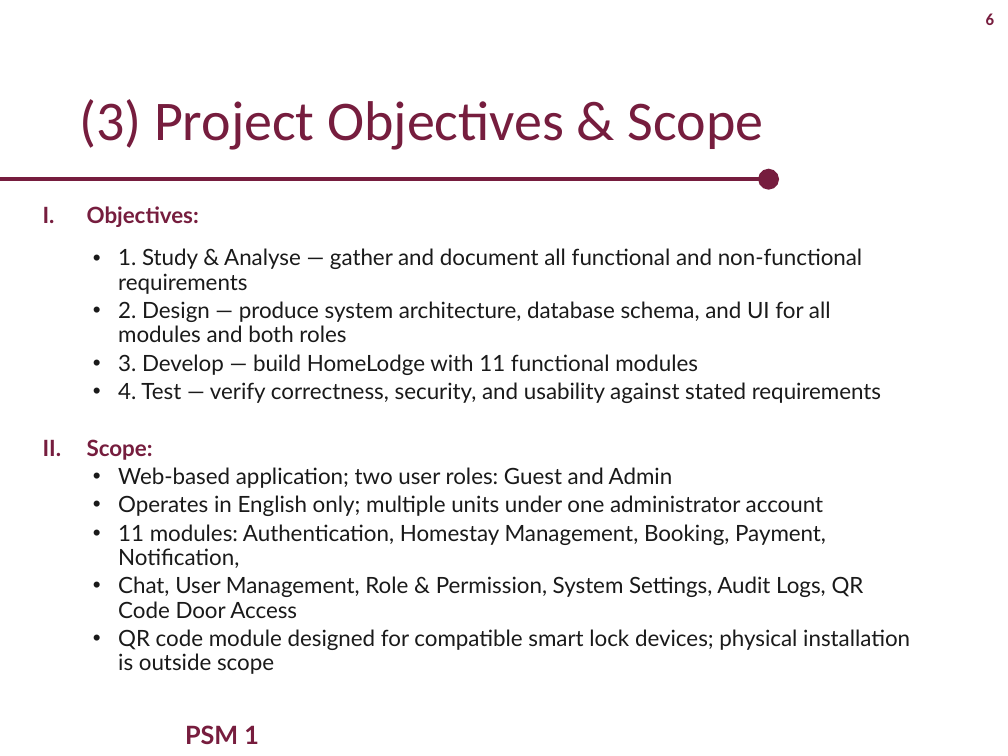
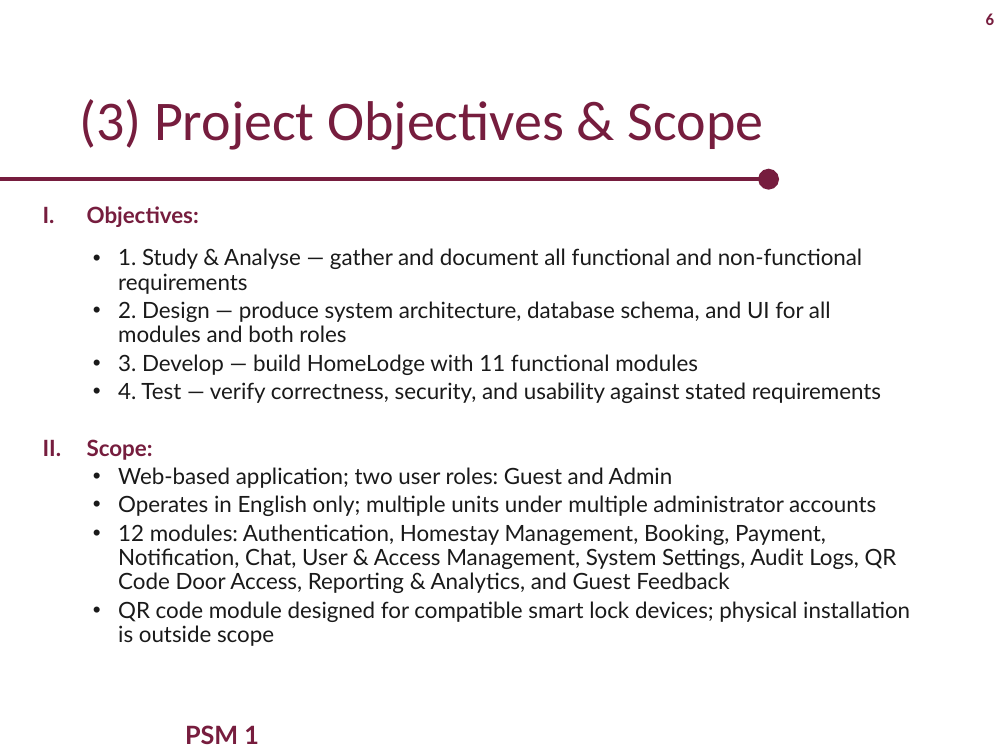
Before and after one commit to aisyahumairah/HomeLodge-Doc, a slide deck: slide 6 of docs/Presentation/HomeLodge_PSM1_v2.pptx. Drawn at 1008x756 pixels with LibreOffice and Linux fonts; fonts in the diff are those of the drawing; background and template pictures are left out. Boxes give left, top, right and bottom in pixels: in the first picture for what was removed or moved away, otherwise in the second. Text is boxed around its words. In the diff, an @@ line names an element or a change of style, - is before the commit and + after.

```diff
--- a/docs/Presentation/HomeLodge_PSM1_v2.pptx
+++ b/docs/Presentation/HomeLodge_PSM1_v2.pptx
@@ text at [118,495,897,593]: text changed @@
-  • Operates in English only; multiple units under one administrator account
-  • 11 modules: Authentication, Homestay Management, Booking, Payment, Notification,
-  • Chat, User Management, Role & Permission, System Settings, Audit Logs, QR Code Door Access
+  • Operates in English only; multiple units under multiple administrator accounts
+  • 12 modules: Authentication, Homestay Management, Booking, Payment, Notification, Chat, User & Access Management, System Settings, Audit Logs, QR Code Door Access, Reporting & Analytics, and Guest Feedback
```
Also in this commit, not shown: 7 other slides changed, 1 other file.
